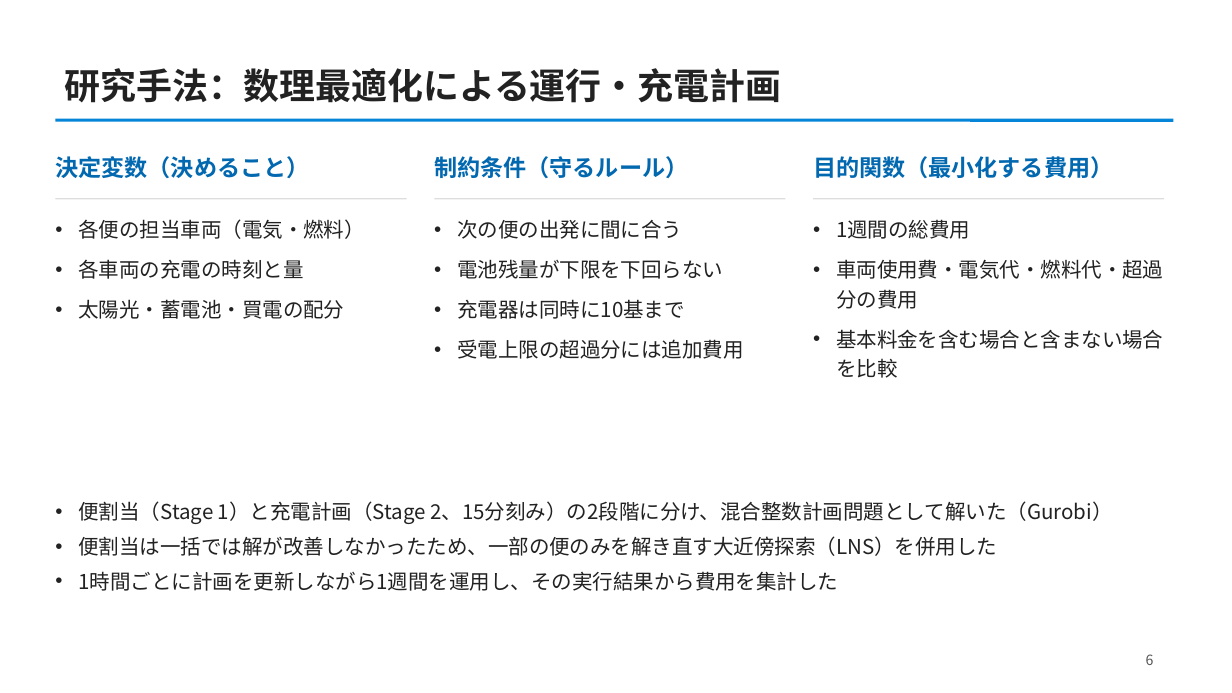
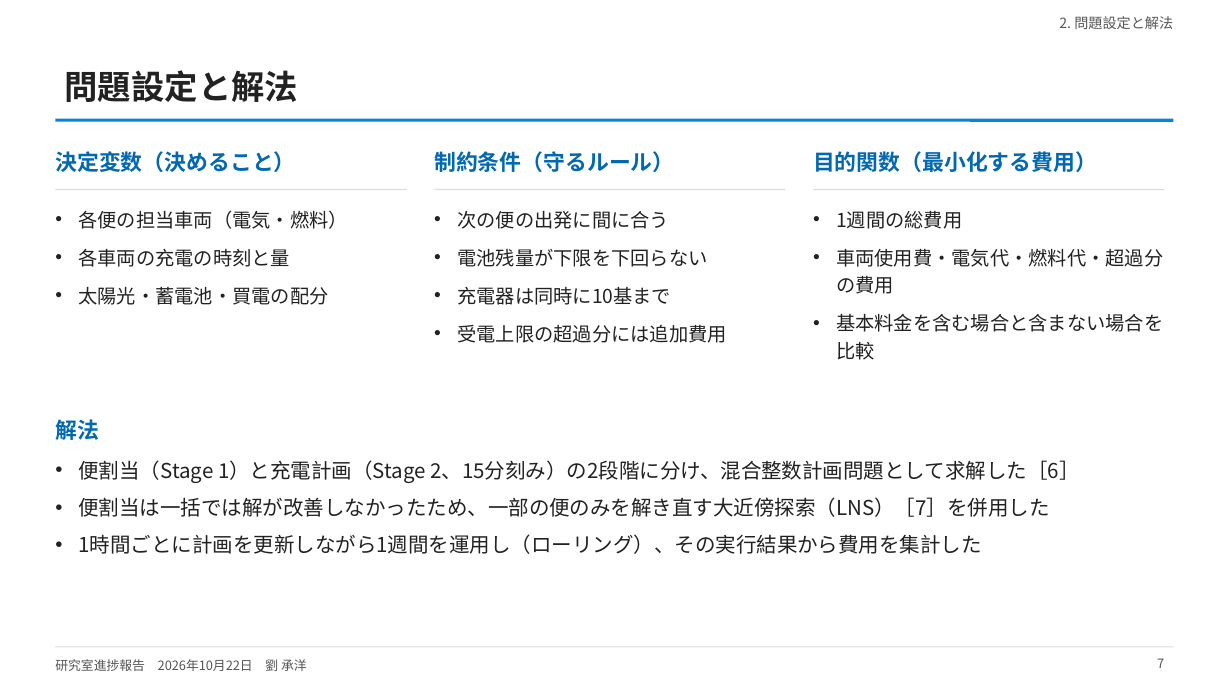
Before and after one commit to CYLIU2003/master-course, a slide deck: slide 7 of outcome/2026-10-22_lab_progress/lab_progress_20261022.pptx (slide 6 before the commit). Drawn at 1232x693 pixels with LibreOffice and Linux fonts; fonts in the diff are those of the drawing. Boxes give left, top, right and bottom in pixels: in the first picture for what was removed or moved away, otherwise in the second. Text is boxed around its words. In the diff, an @@ line names an element or a change of style, - is before the commit and + after.

```diff
--- a/outcome/2026-10-22_lab_progress/lab_progress_20261022.pptx
+++ b/outcome/2026-10-22_lab_progress/lab_progress_20261022.pptx
@@ text added at box(1059, 16, 1173, 29), 11 pt, text #555555 @@
+2. 問題設定と解法
@@ title at box(65, 70, 299, 102): text changed; size 28 to 26 pt @@
-研究手法：数理最適化による運行・充電計画
+問題設定と解法
@@ size 18 to 17 pt in 3 elements at box(55, 151, 295, 172), box(434, 151, 674, 172), box(813, 151, 1097, 172) @@
@@ text "各便の担当車両（電気・燃料）": place and size @@
-text "各便の担当車両（電気・燃料）" at box(79, 219, 365, 319)
+text "各便の担当車両（電気・燃料）" at box(79, 210, 348, 305)
@@ text "次の便の出発に間に合う": place and size @@
-text "次の便の出発に間に合う" at box(457, 219, 743, 359)
+text "次の便の出発に間に合う" at box(457, 211, 726, 343)
@@ size 16 to 15 pt in 3 elements at box(79, 210, 348, 305), box(457, 211, 726, 343), box(836, 211, 1163, 360) @@
@@ text "1週間の総費用": place and size @@
-text "1週間の総費用" at box(836, 219, 1163, 378)
+text "1週間の総費用" at box(836, 211, 1163, 360)
@@ 3 lines: place and size @@
-3 lines at box(55, 199, 1165, 199)
+3 lines at box(55, 189, 1165, 189)
@@ text added at box(55, 419, 99, 440), 17 pt, text #0268B0, bold @@
+解法
@@ text at box(79, 460, 1079, 554): text changed @@
-• 便割当（Stage 1）と充電計画（Stage 2、15分刻み）の2段階に分け、混合整数計画問題として解いた（Gurobi）
-• 便割当は一括では解が改善しなかったため、一部の便のみを解き直す大近傍探索（LNS）を併用した
-• 1時間ごとに計画を更新しながら1週間を運用し、その実行結果から費用を集計した
+• 便割当（Stage 1）と充電計画（Stage 2、15分刻み）の2段階に分け、混合整数計画問題として求解した［6］
+• 便割当は一括では解が改善しなかったため、一部の便のみを解き直す大近傍探索（LNS）［7］を併用した
+• 1時間ごとに計画を更新しながら1週間を運用し（ローリング）、その実行結果から費用を集計した
@@ line added from (55, 647) to (1174, 647), #DDDDDD 0.75 pt @@
@@ text added at box(55, 659, 307, 671), 10 pt, text #555555 @@
+研究室進捗報告 2026年10月22日 劉 承洋
@@ page number removed at box(1146, 654, 1154, 665) @@
-6
@@ page number added at box(1157, 658, 1164, 668), 10 pt, text #555555 @@
+7
```
Also in this commit, not shown: 11 other slides changed, 5 slides added, 13 other files.
